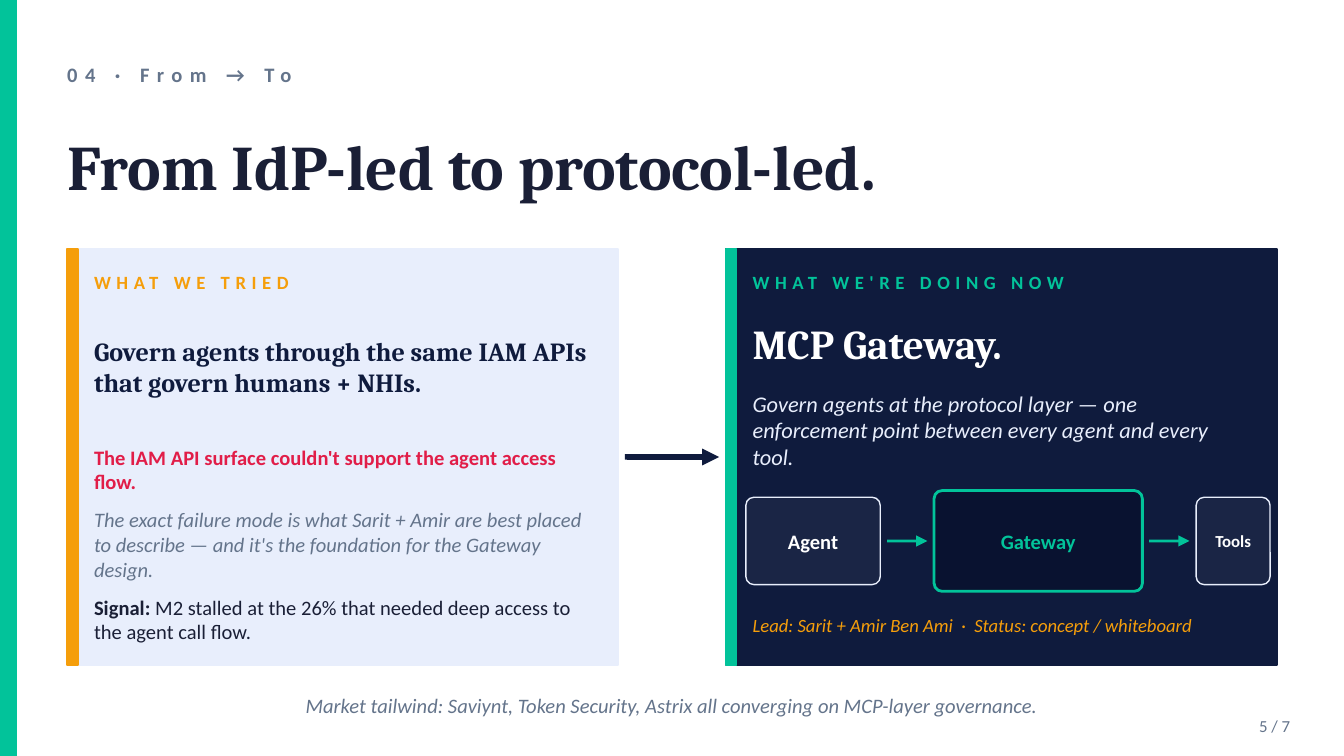
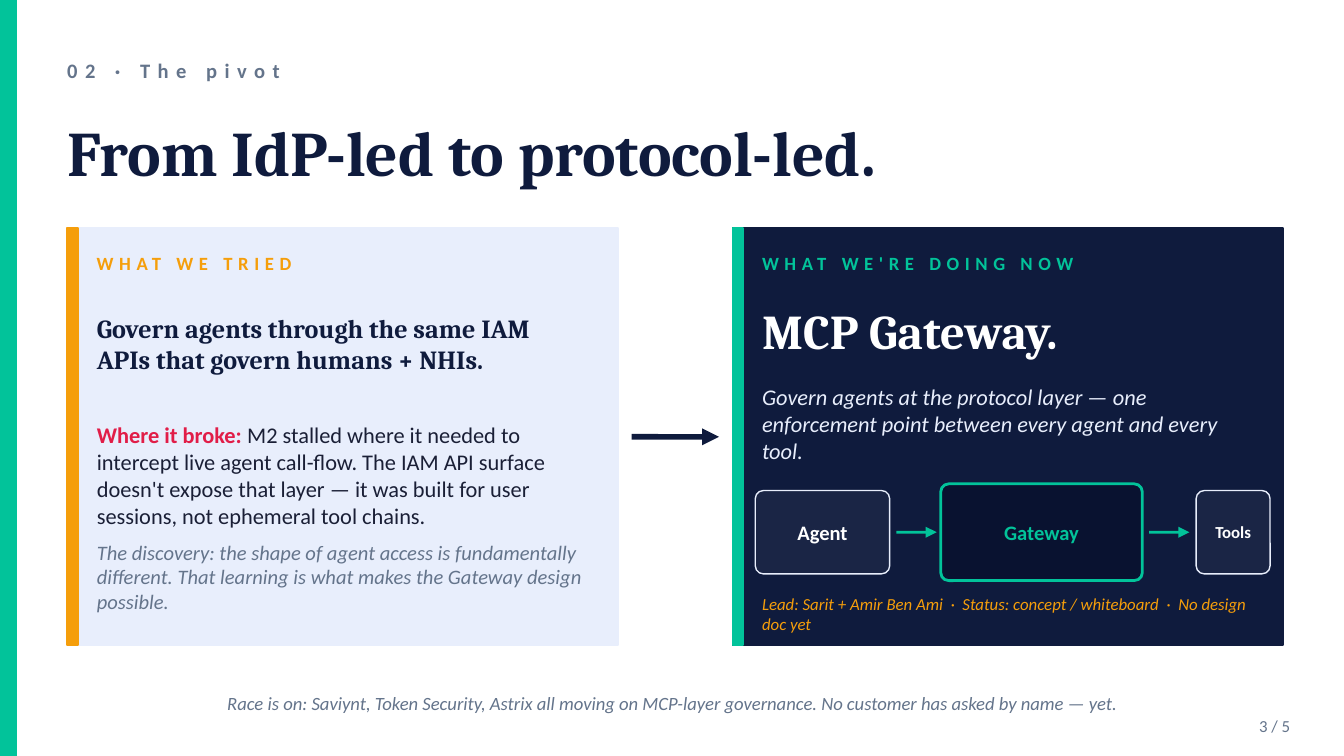
Before and after one commit to Lorch19/ol-linx-agent, a slide deck: slide 3 of artifacts/eng-prekickoff-2026-04-27.pptx (slide 5 before the commit). Drawn at 1344x756 pixels with LibreOffice and Linux fonts; fonts in the diff are those of the drawing. Boxes give left, top, right and bottom in pixels: in the first picture for what was removed or moved away, otherwise in the second. Text is boxed around its words. In the diff, an @@ line names an element or a change of style, - is before the commit and + after.

```diff
--- a/artifacts/eng-prekickoff-2026-04-27.pptx
+++ b/artifacts/eng-prekickoff-2026-04-27.pptx
@@ text at (67, 63, 280, 81): text changed @@
-04 · From → To
+02 · The pivot
@@ text "From IdP-led to protocol-led.": place and size @@
-text "From IdP-led to protocol-led." at (67, 146, 876, 203)
+text "From IdP-led to protocol-led." at (67, 132, 876, 190)
@@ text "From IdP-led to protocol-led." at (67, 132, 876, 190): text colour #1A1F36 to #0F1B3D @@
@@ rectangle: place and size @@
-rectangle at (67, 249, 618, 665)
+rectangle at (67, 228, 618, 645)
@@ rectangle: place and size @@
-rectangle at (67, 249, 78, 665)
+rectangle at (67, 228, 78, 645)
@@ rectangle: place and size @@
-rectangle at (726, 249, 1277, 665)
+rectangle at (732, 228, 1284, 645)
@@ rectangle: place and size @@
-rectangle at (726, 249, 737, 665)
+rectangle at (732, 228, 743, 645)
@@ text "WHAT WE TRIED": place and size @@
-text "WHAT WE TRIED" at (94, 262, 591, 302)
+text "WHAT WE TRIED" at (97, 245, 594, 282)
@@ text "WHAT WE'RE DOING NOW": place and size @@
-text "WHAT WE'RE DOING NOW" at (753, 262, 1250, 302)
+text "WHAT WE'RE DOING NOW" at (762, 245, 1259, 282)
@@ text "Govern agents through the same ..." rewrapped from (94, 343, 587, 398) to (97, 320, 530, 375) @@
@@ text "MCP Gateway.": place and size @@
-text "MCP Gateway." at (753, 331, 1002, 368)
+text "MCP Gateway." at (762, 316, 1057, 359)
@@ text "MCP Gateway." at (762, 316, 1057, 359): size 22 to 26 pt @@
@@ text "Govern agents at the protocol ...": place and size @@
-text "Govern agents at the protocol ..." at (753, 396, 1208, 465)
+text "Govern agents at the protocol ..." at (762, 389, 1217, 459)
@@ text at (97, 427, 581, 612): text changed; size 11 to 12 pt; text colour #64748B to #1A1F36 @@
-The IAM API surface couldn't support the agent access flow.
-The exact failure mode is what Sarit + Amir are best placed to describe — and it's the foundation for the Gateway design.
-Signal: M2 stalled at the 26% that needed deep access to the agent call flow.
+Where it broke: M2 stalled where it needed to intercept live agent call-flow. The IAM API surface doesn't expose that layer — it was built for user sessions, not ephemeral tool chains.
+The discovery: the shape of agent access is fundamentally different. That learning is what makes the Gateway design possible.
@@ arrow moved from (625, 457) - (719, 457) to (632, 437) - (719, 437) @@
@@ text "Agent": place and size @@
-text "Agent" at (788, 535, 838, 553)
+text "Agent" at (797, 526, 847, 544)
@@ rounded rectangle at (755, 491, 890, 574): proportions changed @@
@@ rounded rectangle: place and size @@
-rounded rectangle at (746, 497, 880, 585)
+rounded rectangle at (755, 491, 890, 574)
@@ text "Gateway": place and size @@
-text "Gateway" at (1001, 535, 1076, 552)
+text "Gateway" at (1004, 526, 1079, 543)
@@ rounded rectangle: place and size @@
-rounded rectangle at (934, 491, 1142, 591)
+rounded rectangle at (941, 484, 1142, 581)
@@ rounded rectangle at (941, 484, 1142, 581): proportions changed @@
@@ text "Tools": place and size @@
-text "Tools" at (1215, 535, 1251, 547)
+text "Tools" at (1215, 526, 1251, 538)
@@ rounded rectangle: place and size @@
-rounded rectangle at (1196, 497, 1270, 585)
+rounded rectangle at (1196, 491, 1270, 574)
@@ arrow moved from (887, 542) - (927, 542) to (896, 532) - (937, 532) @@
@@ arrow moved from (1149, 542) - (1189, 542) to (1149, 532) - (1189, 532) @@
@@ text at (762, 598, 1246, 633): text changed; size 10 to 9 pt @@
-Lead: Sarit + Amir Ben Ami · Status: concept / whiteboard
+Lead: Sarit + Amir Ben Ami · Status: concept / whiteboard · No design doc yet
@@ text at (227, 697, 1117, 713): text changed; size 11 to 10 pt @@
-Market tailwind: Saviynt, Token Security, Astrix all converging on MCP-layer governance.
+Race is on: Saviynt, Token Security, Astrix all moving on MCP-layer governance. No customer has asked by name — yet.
@@ text at (1259, 721, 1291, 732): text changed @@
-5 / 7
+3 / 5
```
Also in this commit, not shown: 1 other slide changed, 3 slides added, 5 slides removed, 1 other file.
